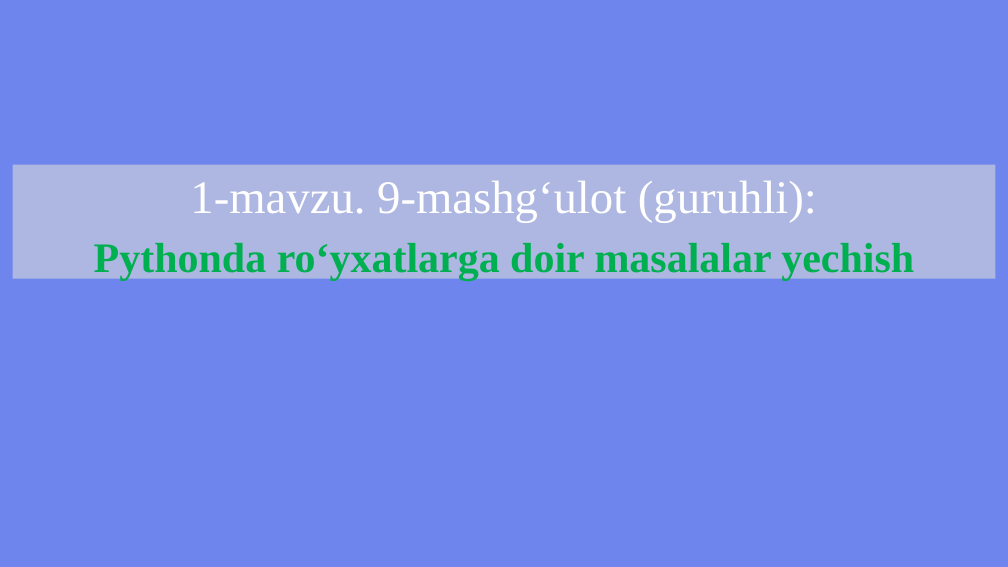
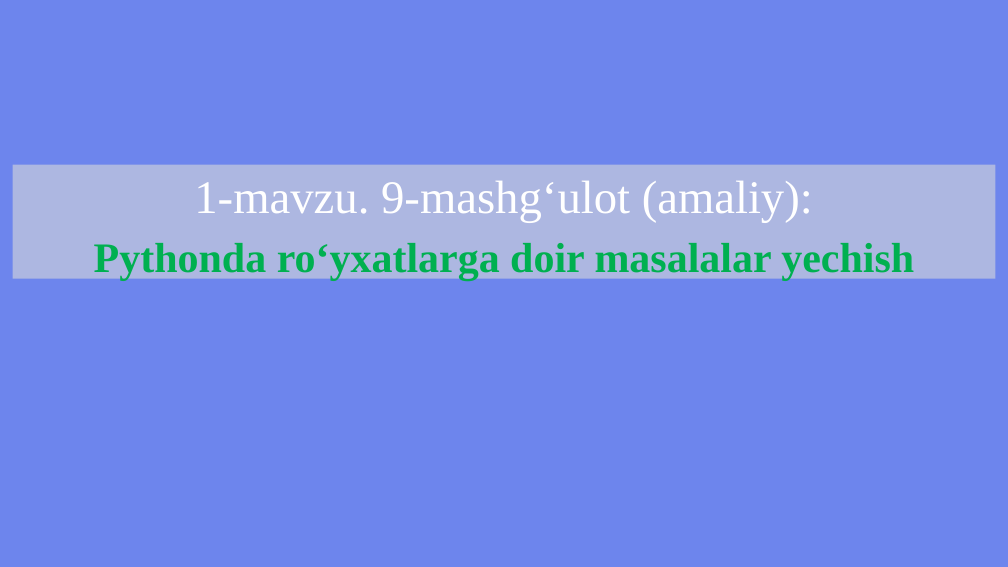
Before and after one commit to qwerty291996/2025-2026, a slide deck: slide 2 of Dars materiallari 2025-2026/Sun'iy intellekt asoslari 2025-2026/1.9 Pythonda roʻyxatlarga doir masalalar yechish/1.9 Pythonda roʻyxatlarga doir masalalar yechish.pptx. Drawn at 1008x567 pixels with LibreOffice and Linux fonts; fonts in the diff are those of the drawing. Boxes give left, top, right and bottom in pixels: in the first picture for what was removed or moved away, otherwise in the second. Text is boxed around its words. In the diff, an @@ line names an element or a change of style, - is before the commit and + after.

```diff
--- a/Dars materiallari 2025-2026/Sun'iy intellekt asoslari 2025-2026/1.9 Pythonda roʻyxatlarga doir masalalar yechish/1.9 Pythonda roʻyxatlarga doir masalalar yechish.pptx
+++ b/Dars materiallari 2025-2026/Sun'iy intellekt asoslari 2025-2026/1.9 Pythonda roʻyxatlarga doir masalalar yechish/1.9 Pythonda roʻyxatlarga doir masalalar yechish.pptx
@@ text in rectangle at <box>194,181,813,223</box>: text changed @@
-1-mavzu. 9-mashg‘ulot (guruhli):
+1-mavzu. 9-mashg‘ulot (amaliy):
```
Also in this commit, not shown: 4 other files.
